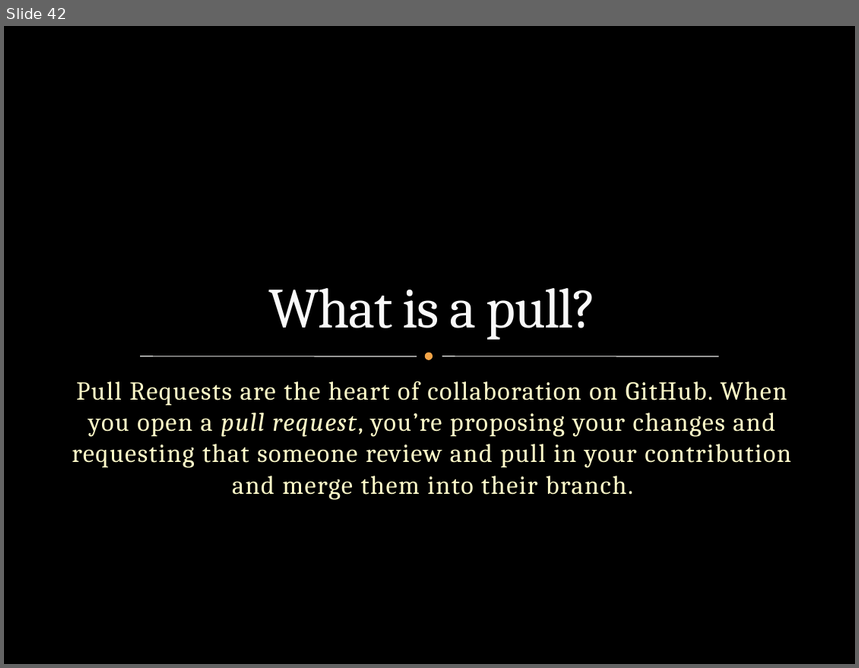
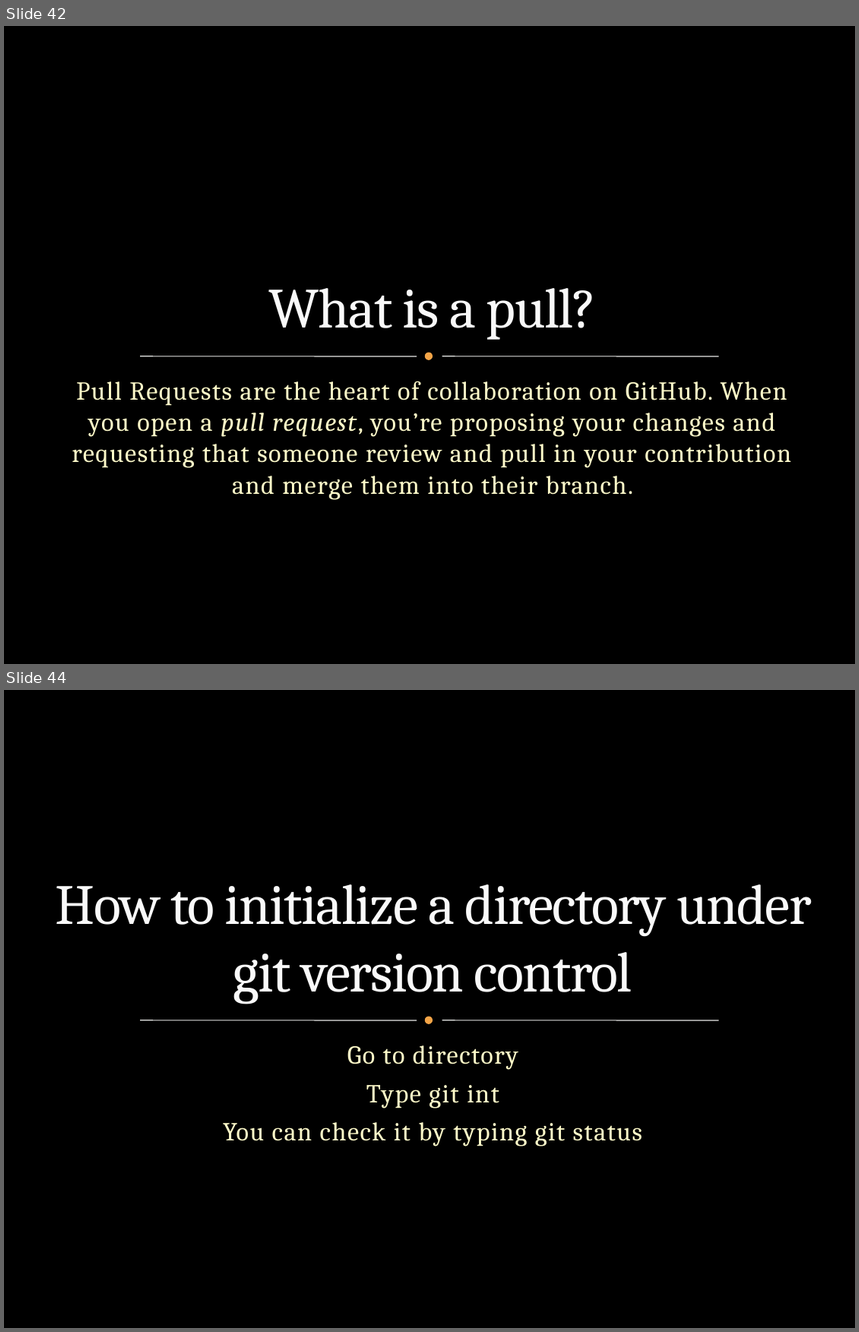
Before and after one commit to githubsebkun/Software-Interview-Questions, a slide deck: GitHub Interview Questions.pptx. Shown one above the other, each under a label of ours: slide 42 before the commit, slides 42 and 44 after it; the slides between them are not shown. The pictures are 859x668 and 859x1332 pixels, drawn with LibreOffice and Linux fonts; fonts in the diff are those of the drawing; background and template pictures are left out. Boxes give left, top, right and bottom in pixels: in the first picture for what was removed or moved away, otherwise in the second. Text is boxed around its words. In the diff, an @@ line names an element or a change of style, - is before the commit and + after.

```diff
--- a/GitHub Interview Questions.pptx
+++ b/GitHub Interview Questions.pptx
@@ slide 44 added at <box>4,690,855,1328</box>, background picture (left out); not listed: 3 template elements that a slide beside it also shows @@
@@ title added at <box>56,885,812,1004</box>, 48 pt, text #F9F9F9 @@
+How to initialize a directory under git version control
@@ subtitle added at <box>223,1046,642,1147</box>, 22 pt, text #FEFAC9 @@
+Go to directory
+Type git int
+You can check it by typing git status
```
Also in this commit, not shown: 1 other slide added, 8 other files.
